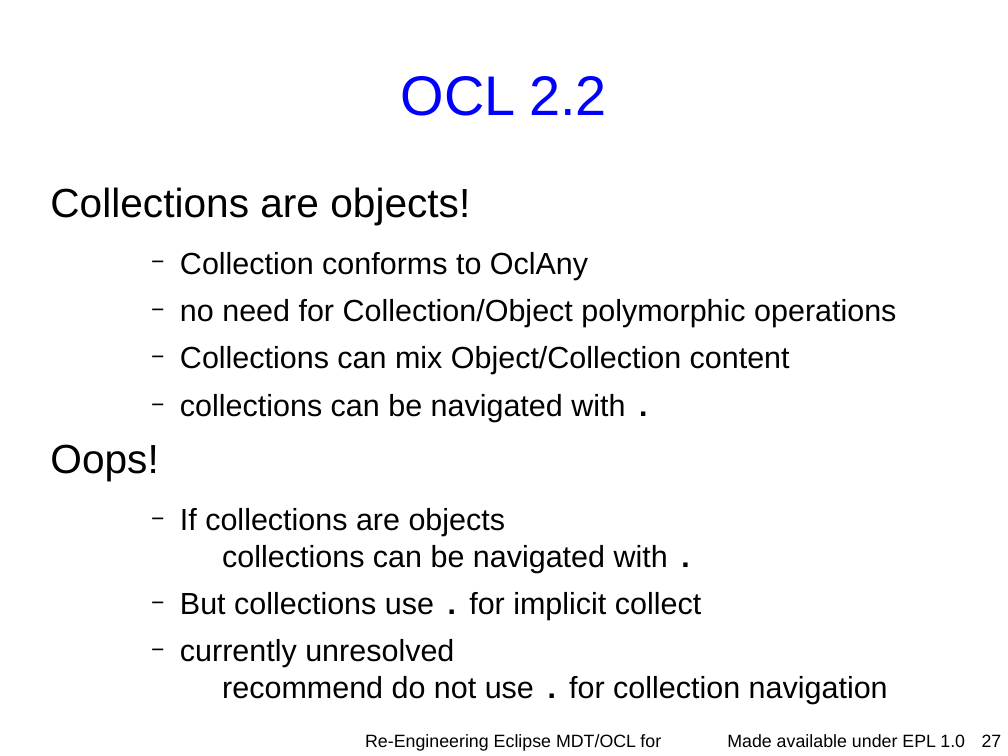
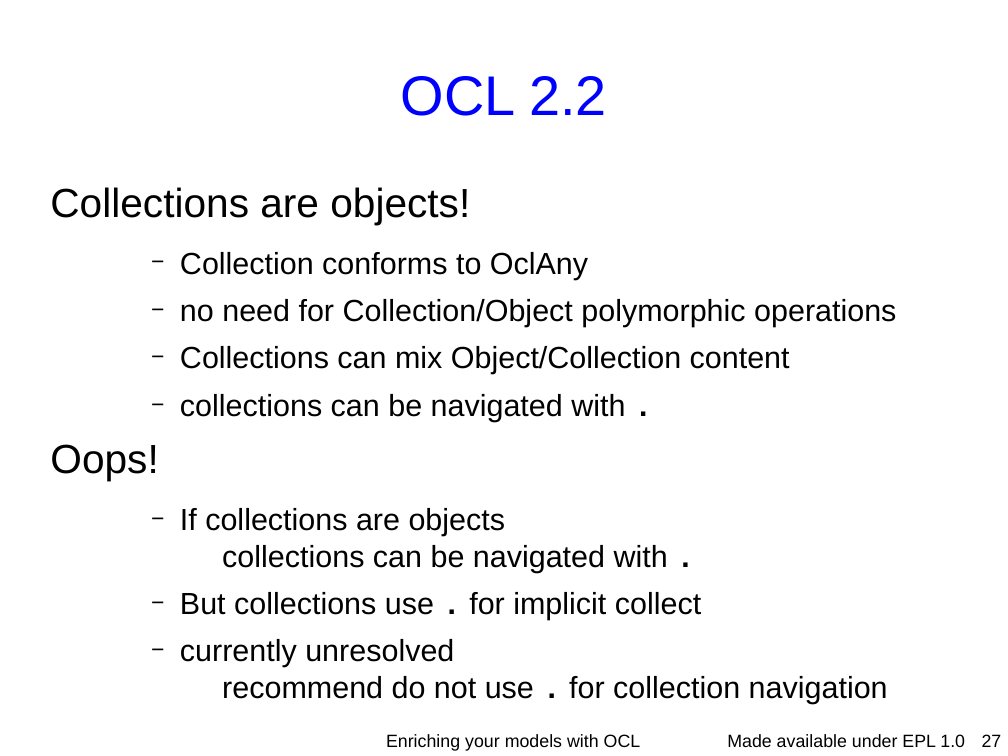
Before and after one commit to eclipse-ocl/ocl-website, a slide deck: slide 27 of ocl/docs/publications/ESE2010LongTalk/EnrichingWithOCL.odp. Drawn at 1008x756 pixels with LibreOffice and Linux fonts; fonts in the diff are those of the drawing; background and template pictures are left out. Boxes give left, top, right and bottom in pixels: in the first picture for what was removed or moved away, otherwise in the second. Text is boxed around its words. In the diff, an @@ line names an element or a change of style, - is before the commit and + after.

```diff
--- a/ocl/docs/publications/ESE2010LongTalk/EnrichingWithOCL.odp
+++ b/ocl/docs/publications/ESE2010LongTalk/EnrichingWithOCL.odp
@@ text at (x1=386, y1=734, x2=641, y2=751): text changed @@
-Re-Engineering Eclipse MDT/OCL for Xtext
+Enriching your models with OCL
```
Also in this commit, not shown: 29 other slides changed, 12 slides added, 3 other files.
